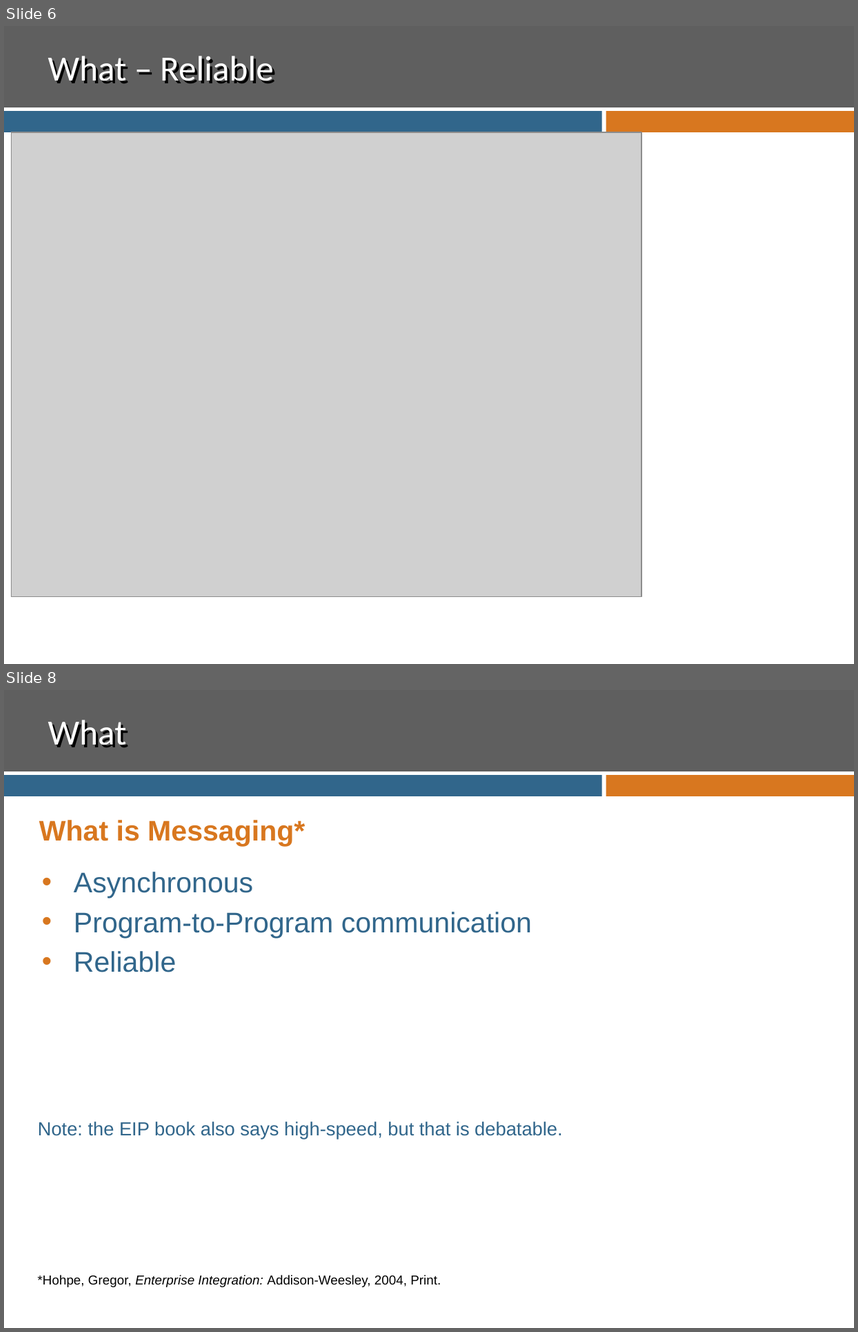
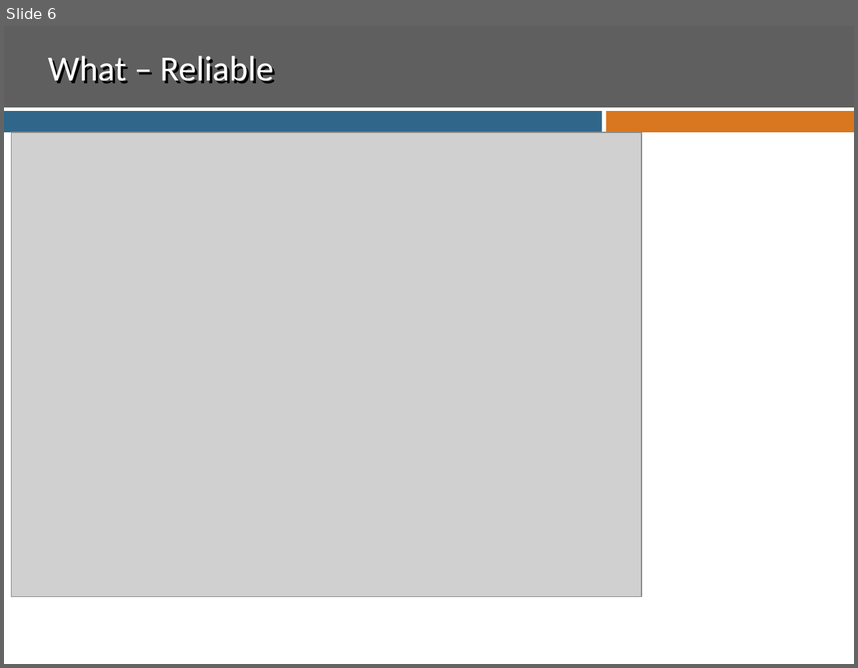
Before and after one commit to ssuing8825/MessagingDemo, a slide deck: Presentation.pptx. Shown one above the other, each under a label of ours: slides 6 and 8 before the commit, slide 6 after it; the slides between them are not shown. The pictures are 858x1332 and 858x668 pixels, drawn with LibreOffice and Linux fonts; fonts in the diff are those of the drawing; grey boxes stand for pictures; background and template pictures are left out. Boxes give left, top, right and bottom in pixels: in the first picture for what was removed or moved away, otherwise in the second. Text is boxed around its words. In the diff, an @@ line names an element or a change of style, - is before the commit and + after.

```diff
--- a/Presentation.pptx
+++ b/Presentation.pptx
@@ slide 8 removed at (x1=4, y1=690, x2=854, y2=1328), background #FFFFFF; not listed: 3 template elements that a slide beside it also shows @@
@@ title removed at (x1=48, y1=720, x2=127, y2=747) @@
-What
@@ subtitle removed at (x1=39, y1=820, x2=305, y2=846) @@
-What is Messaging*
@@ text removed at (x1=74, y1=871, x2=532, y2=972) @@
-• Asynchronous
-• Program-to-Program communication
-• Reliable
@@ text removed at (x1=38, y1=1121, x2=562, y2=1139) @@
-Note: the EIP book also says high-speed, but that is debatable.
@@ text removed at (x1=38, y1=1274, x2=441, y2=1287) @@
-*Hohpe, Gregor, Enterprise Integration: Addison-Weesley, 2004, Print.
```
Also in this commit, not shown: 8 slides changed, 3 slides added.
